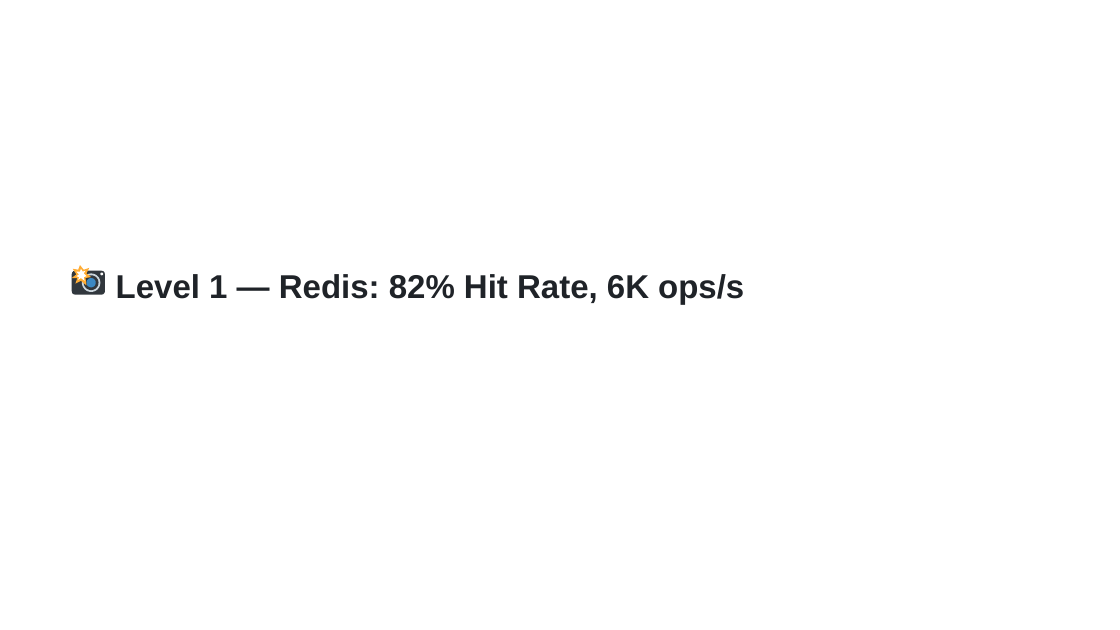
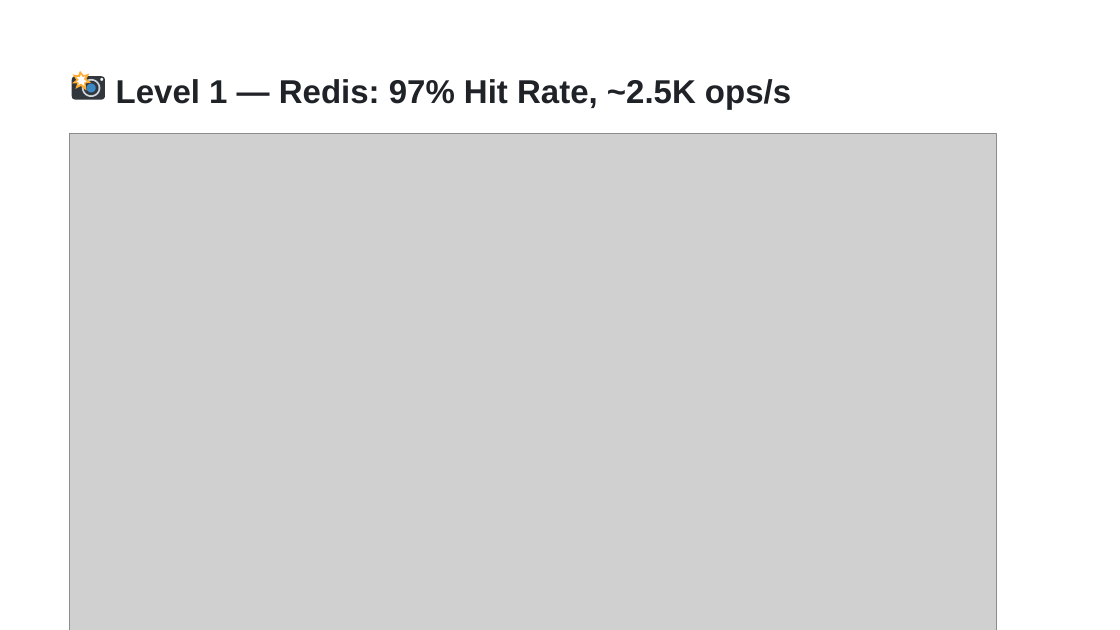
Before and after one commit to NedkoHristov/WordPress-Europe-2026, a slide deck: slide 22 of SLIDES-RICH-editable.pptx (slide 21 before the commit). Drawn at 1120x630 pixels with LibreOffice and Linux fonts; fonts in the diff are those of the drawing; grey boxes stand for pictures. Boxes give left, top, right and bottom in pixels: in the first picture for what was removed or moved away, otherwise in the second. Text is boxed around its words. In the diff, an @@ line names an element or a change of style, - is before the commit and + after.

```diff
--- a/SLIDES-RICH-editable.pptx
+++ b/SLIDES-RICH-editable.pptx
@@ 7 freeform shapes: place and size @@
-7 freeform shapes at [71,266,105,295]
+7 freeform shapes at [71,71,105,100]
@@ text at [116,79,791,110]: text changed @@
-Level 1 — Redis: 82% Hit Rate, 6K ops/s
+Level 1 — Redis: 97% Hit Rate, ~2.5K ops/s
@@ picture added at [69,134,996,630] @@
```
Also in this commit, not shown: 14 other slides changed, 11 slides added, 10 slides removed, 37 other files.
